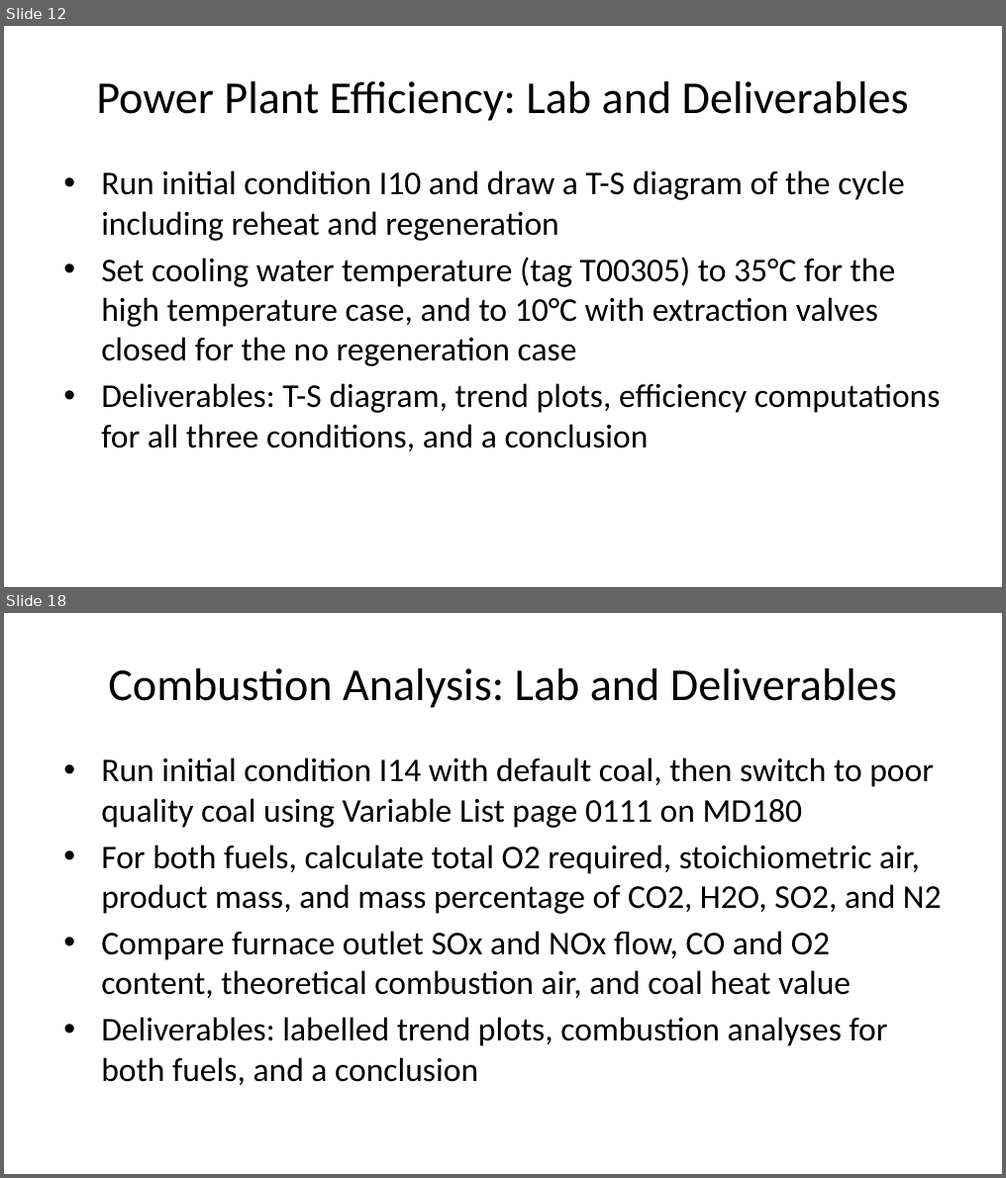
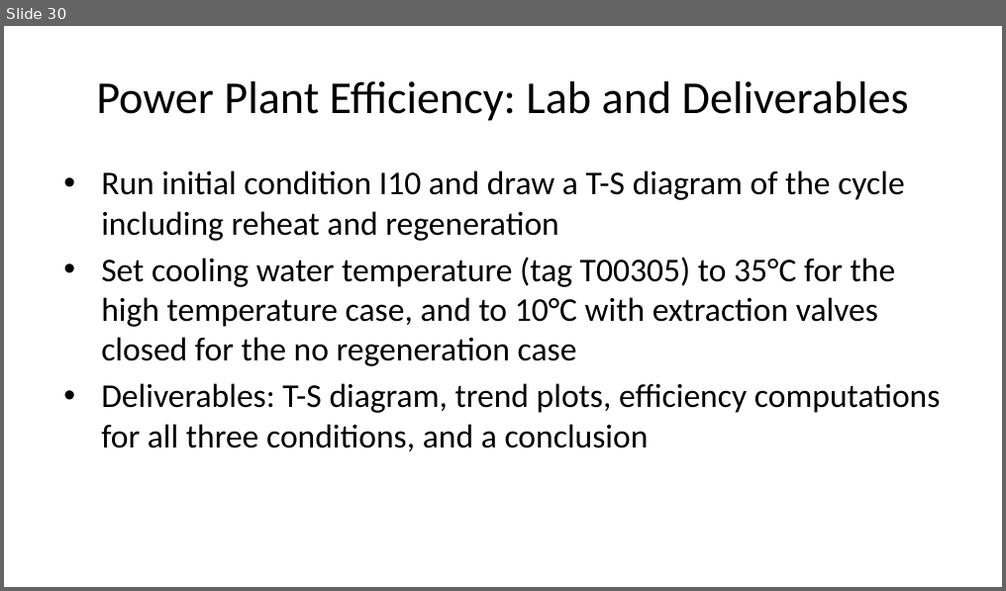
Before and after one commit to volumen25/simlabs, a slide deck: UC2026_simlabs.pptx. Shown one above the other, each under a label of ours: slides 12 and 18 before the commit, slide 30 after it; the slides between them are not shown. The pictures are 1006x1178 and 1006x591 pixels, drawn with LibreOffice and Linux fonts; fonts in the diff are those of the drawing. Boxes give left, top, right and bottom in pixels: in the first picture for what was removed or moved away, otherwise in the second. Text is boxed around its words. In the diff, an @@ line names an element or a change of style, - is before the commit and + after.

```diff
--- a/UC2026_simlabs.pptx
+++ b/UC2026_simlabs.pptx
@@ slide 18 removed at bbox=[4, 613, 1002, 1174], background #FFFFFF @@
@@ title removed at bbox=[108, 668, 897, 708] @@
-Combustion Analysis: Lab and Deliverables
@@ text removed at bbox=[101, 758, 942, 1085] @@
-• Run initial condition I14 with default coal, then switch to poor quality coal using Variable List page 0111 on MD180
-• For both fuels, calculate total O2 required, stoichiometric air, product mass, and mass percentage of CO2, H2O, SO2, and N2
-• Compare furnace outlet SOx and NOx flow, CO and O2 content, theoretical combustion air, and coal heat value
-• Deliverables: labelled trend plots, combustion analyses for both fuels, and a conclusion
@@ what was slide 12 is now slide 30 @@
```
Also in this commit, not shown: 7 slides changed, 18 slides added, 5 other slides removed, 7 other files.
